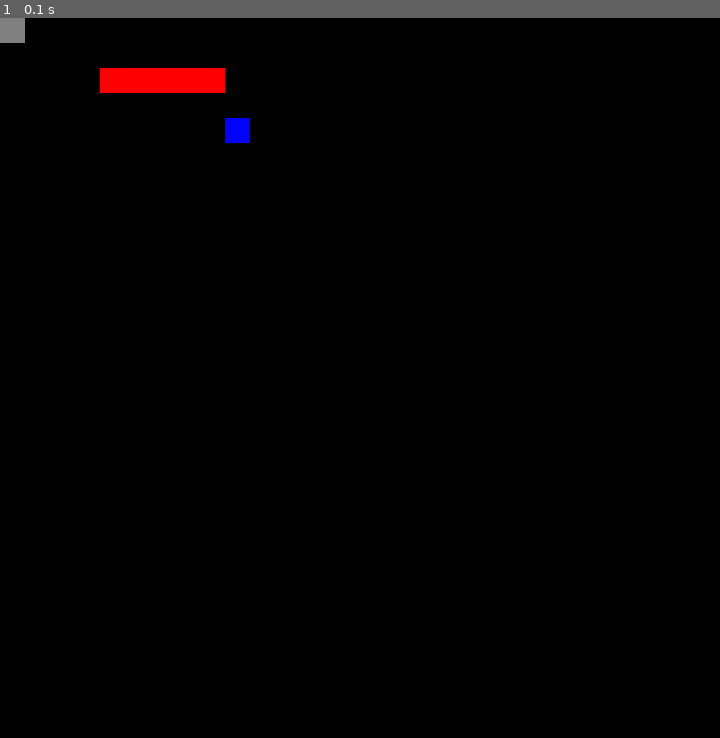
Above: before the commit, frame 1.
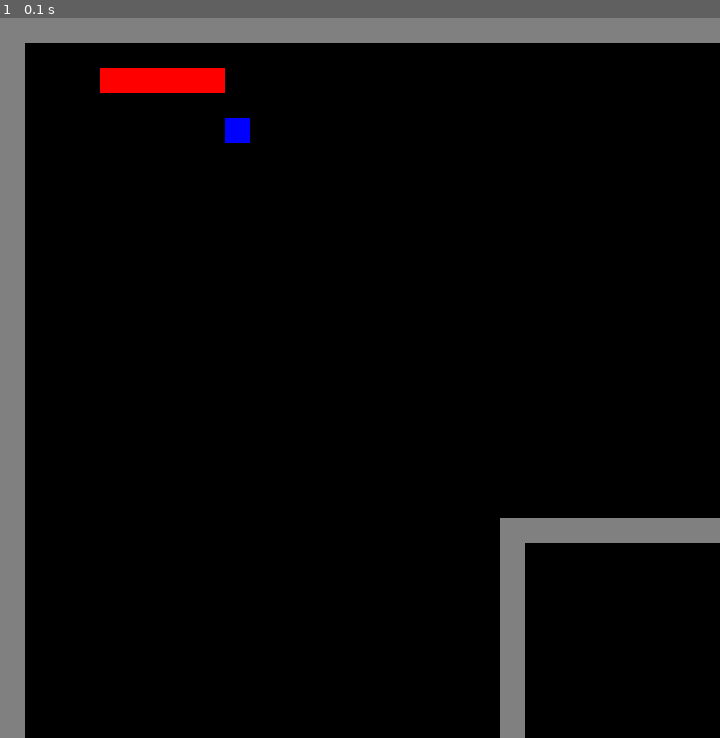
Above: after the commit, the same moment.

Repository: David-pnj/PyGameCarlitosh
Game: pygame game, started from Snake.py
The game is run twice, just before and just after one commit, with the same random seed, the same clock (stepped at 60 frames per second) and the same inputs.
Inputs:
- Up to frame 1 (0.1 s): no input

The runs differ from the first frame. In frame 1, 8.7% of the frame differs, in the area x 0-100%, y 0-100%.

Commit message:
Added 4 walls

Diff:
--- a/Snake.py
+++ b/Snake.py
@@ -1,68 +1,83 @@
-import sys,random, pygame as pg
+import sys, random, pygame as pg
 
 pg.init()
 
 """TO DO: Consumable que aumenta la puntuación de los azules, tener varios azules (opcional) y sonidos para la serpiente y consumables"""
+class Entity():
+    def __init__(self, rect) -> None:
+        self.rect = rect
 
-class Entity():
-    def __init__(self,rect) -> None:
-        self.rect=rect
-    def move_entity(self,screen,position,color):
-        self.rect=pg.Rect(position[0],position[1],25,25)
-        pg.draw.rect(screen,color,self.rect)
+    def move_entity(self, screen, position, color):
+        self.rect = pg.Rect(position[0], position[1], 25, 25)
+        pg.draw.rect(screen, color, self.rect)
+
 
 class Consumable(Entity):
-    def __init__(self,rect,points):
-        self.rect=rect
-        self.points=points
+    def __init__(self, rect, points):
+        self.rect = rect
+        self.points = points
 
 
 class SnakePart(Entity):
-    def __init__(self,rect):
+    def __init__(self, rect):
         super().__init__(rect)
 
+
 class Wall(Entity):
-    def __init__(self,rect):
+    def __init__(self, rect):
         super().__init__(rect)
+
 
 RED = (255, 0, 0)
 GREY = (128, 128, 128)
 BLUE = (0, 0, 255)
-screen = pg.display.set_mode((720,720))
-position = [200,50]
+screen = pg.display.set_mode((720, 720))
+position = [200, 50]
 amount = 5
-movementDict = {"w" : (0,-5),"a" : (-5,0),"s" : (0,5),"d" : (5,0)}
+movementDict = {"w": (0, -5), "a": (-5, 0), "s": (0, 5), "d": (5, 0)}
 run = True
+'''posicion x, posicion y,anchura, altura'''
+head = SnakePart(pg.Rect(position[0], position[1], 25, 25))
+body = SnakePart(pg.Rect(position[0] - 25, position[1], 25, 25))
+body1 = SnakePart(pg.Rect(position[0] - 50, position[1], 25, 25))
+body2 = SnakePart(pg.Rect(position[0] - 75, position[1], 25, 25))
+tail = SnakePart(pg.Rect(position[0] - 100, position[1], 25, 25))
 
-head= SnakePart(pg.Rect(position[0],position[1],25,25))
-body= SnakePart(pg.Rect(position[0]-25,position[1],25,25))
-body1= SnakePart(pg.Rect(position[0]-50,position[1],25,25))
-body2= SnakePart(pg.Rect(position[0]-75,position[1],25,25))
-tail= SnakePart(pg.Rect(position[0]-100,position[1],25,25))
-
-consum1Position=[225,100]
-consum1=Consumable(pg.Rect(consum1Position[0],consum1Position[1],25,25),1)
+wall1 = Wall(pg.Rect(0, 0, 720, 25))
+wall2 = Wall(pg.Rect(0, 0, 25, 720))
+wall3 = Wall(pg.Rect(500, 500, 720, 25))
+wall4 = Wall(pg.Rect(500, 500, 25, 720))
+'''wall3.rect.width = wall3.rect.width * -1
+wall3.rect.height = wall3.rect.height * -1
+wall4.rect.width = wall4.rect.width * -1
+wall4.rect.height = wall4.rect.height * -1'''
+walls = [wall1, wall2, wall3, wall4]
+consum1Position = [225, 100]
+consum1 = Consumable(pg.Rect(consum1Position[0], consum1Position[1], 25, 25), 1)
 """Añadir un consumable verde que suba el valor del consumable azul por 2"""
 
-wall1=Wall(pg.Rect(0,0,25,25))
+#wall1 = Wall(pg.Rect(0, 0, 25, 25))
 
-prevPositions=[]
+prevPositions = []
 
-snake=[head,body,body1,body2,tail]
-canMove=False
+snake = [head, body, body1, body2, tail]
+canMove = False
+
+
 def calculate_pos_consum():
-    x=random.randint(-15,15)*25
-    y=random.randint(-15,15)*25
+    x = random.randint(-15, 15) * 25
+    y = random.randint(-15, 15) * 25
     """se sale algunas veces y por consecuencia aparece demasiado en el borde. Probar las tecnicas de try catch que vienen en las diapos de clase a ver si es mejor."""
     if x < 0:
-        x= 0
+        x = 0
     if x > 720:
-        x= 720
+        x = 720
     if y < 0:
         y = 0
     if y > 720:
         y = 720
-    return [x,y]
+    return [x, y]
+
 while run:
     for event in pg.event.get():
         if event.type == pg.QUIT: sys - exit()
@@ -73,43 +88,43 @@
                 if key in movementDict.keys():
                     position[0] = head.rect.left + movementDict[key][0] * amount
                     position[1] = head.rect.top + movementDict[key][1] * amount
-                    canMove=True
+                    canMove = True
                     prevPositions.clear()
                     prevPositions.append(position)
-                    testRect=pg.Rect(position[0],position[1],25,25)
+                    testRect = pg.Rect(position[0], position[1], 25, 25)
                     """Si toca un consumable, añade 1 pieza a la serpiente. Cambiarlo para que la cantidad de piezas añadidas dependa del atributo points de la clase Consumable"""
                     if testRect.colliderect(consum1.rect):
-                        newPart= SnakePart(pg.Rect(body.rect.left,body.rect.top,25,25))
+                        newPart = SnakePart(pg.Rect(body.rect.left, body.rect.top, 25, 25))
                         snake.append(newPart)
-                        consum1Position=calculate_pos_consum()
+                        consum1Position = calculate_pos_consum()
                         print(consum1Position)
 
-
-                    snakeAux=snake[:len(snake)] #todos los elementos menos el último
+                    snakeAux = snake[:len(snake)]  # todos los elementos menos el último
                     for part in snakeAux:
                         """Malo de narices pero no he encontrado forma de chequear si puede hacer un solo heck de 'si hay un objeto x en esta posicion', tengo que hacerlo en un for
                         y ya que está este aquí obligatorio, al menos aprovecho este en vez de crear otro."""
                         if testRect.colliderect(part.rect):
-                            canMove=False
+                            canMove = False
                             break
-                        prevPositions.append([part.rect.left,part.rect.top])
+                        prevPositions.append([part.rect.left, part.rect.top])
 
             except ValueError:
-                print('input no valido') #por ahora esto se queda como try catch para no dar error. hay que incluir soporte para las flechas, que no tienen chr
+                print(
+                    'input no valido')  # por ahora esto se queda como try catch para no dar error. hay que incluir soporte para las flechas, que no tienen chr
     """prevPositions es una lista que guarda la NUEVA posición a la que deberán moverse todas las partes, la cual es la que ocupaba la anterior antes excepto head, que tomará
     de nueva posición el input. Importante separar el obtener las posiciones del renderizado."""
 
-    """Renderizado"""
-    screen.fill((0,0,0))
+    """Renderizado donde se dibuja"""
+    screen.fill((0, 0, 0))
     count = 0
-    consum1.move_entity(screen,consum1Position,BLUE)
+    consum1.move_entity(screen, consum1Position, BLUE)
     if canMove:
         for part in snake:
-            part.move_entity(screen,prevPositions[count],RED)
-            count+=1
+            part.move_entity(screen, prevPositions[count], RED)
+            count += 1
     else:
         for part in snake:
-            pg.draw.rect(screen, RED ,part.rect)
-
-    pg.draw.rect(screen,GREY,wall1.rect)
+            pg.draw.rect(screen, RED, part.rect)
+    for i in walls:
+        pg.draw.rect(screen, GREY, i.rect)
     pg.display.flip()
